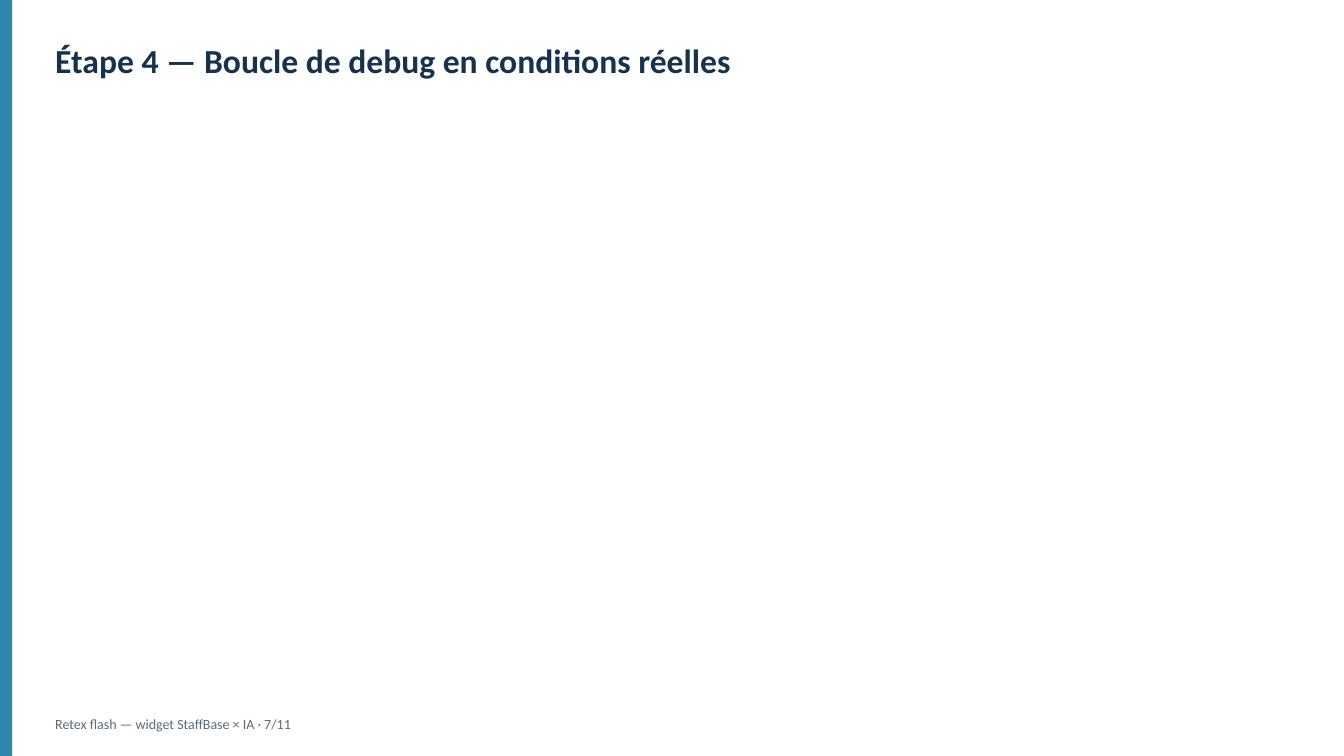
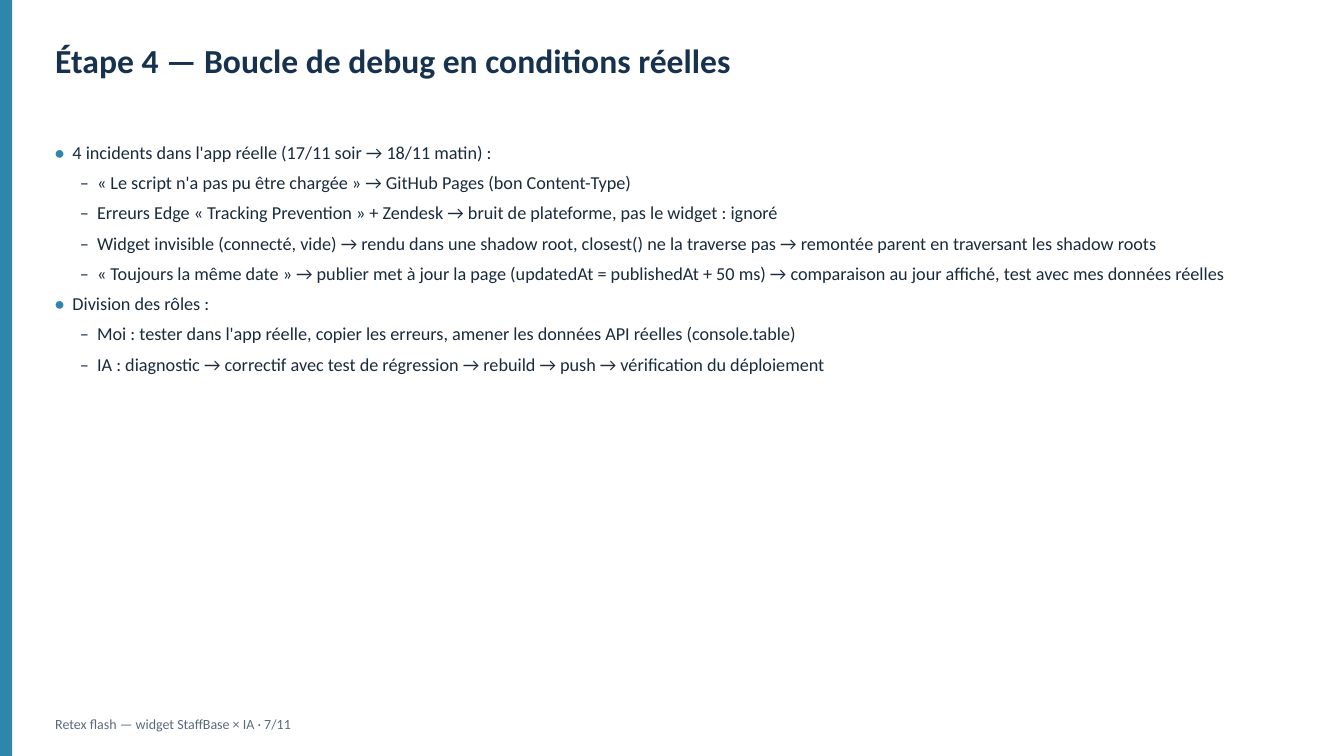
Before and after one commit to KleeFabienC/date-widget, a slide deck: slide 7 of Retex_Flash_Widget_Date_IA.pptx. Drawn at 1344x756 pixels with LibreOffice and Linux fonts; fonts in the diff are those of the drawing. Boxes give left, top, right and bottom in pixels: in the first picture for what was removed or moved away, otherwise in the second. Text is boxed around its words. In the diff, an @@ line names an element or a change of style, - is before the commit and + after.

```diff
--- a/Retex_Flash_Widget_Date_IA.pptx
+++ b/Retex_Flash_Widget_Date_IA.pptx
@@ text added at (x1=72, y1=146, x2=1224, y2=374), 13 pt, text #1A2B3C @@
+• 4 incidents dans l'app réelle (17/11 soir → 18/11 matin) :
+– « Le script n'a pas pu être chargée » → GitHub Pages (bon Content-Type)
+– Erreurs Edge « Tracking Prevention » + Zendesk → bruit de plateforme, pas le widget : ignoré
+– Widget invisible (connecté, vide) → rendu dans une shadow root, closest() ne la traverse pas → remontée parent en traversant les shadow roots
+– « Toujours la même date » → publier met à jour la page (updatedAt = publishedAt + 50 ms) → comparaison au jour affiché, test avec mes données réelles
+• Division des rôles :
+– Moi : tester dans l'app réelle, copier les erreurs, amener les données API réelles (console.table)
+– IA : diagnostic → correctif avec test de régression → rebuild → push → vérification du déploiement
```
Also in this commit, not shown: 1 other slide changed, 2 other files.
